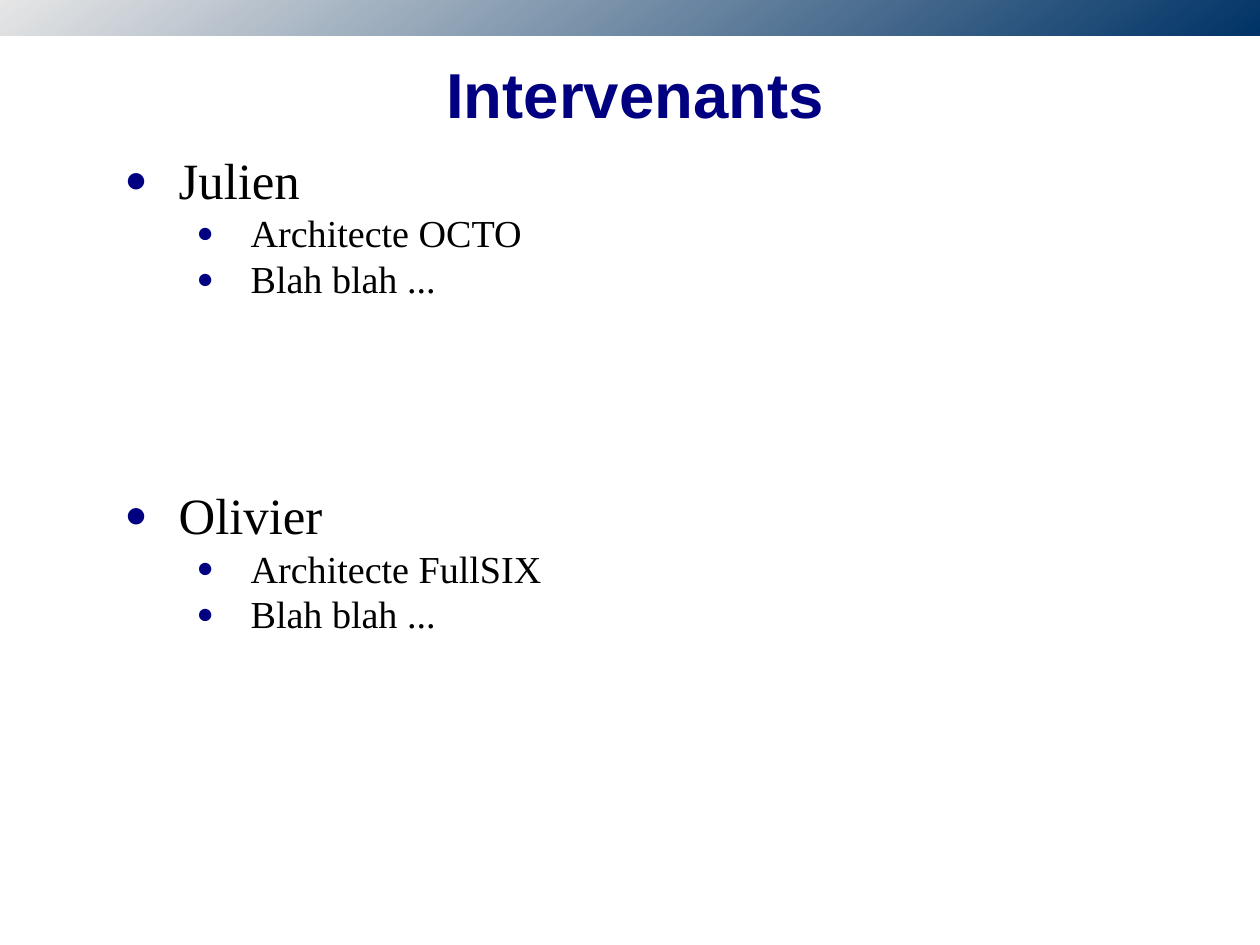
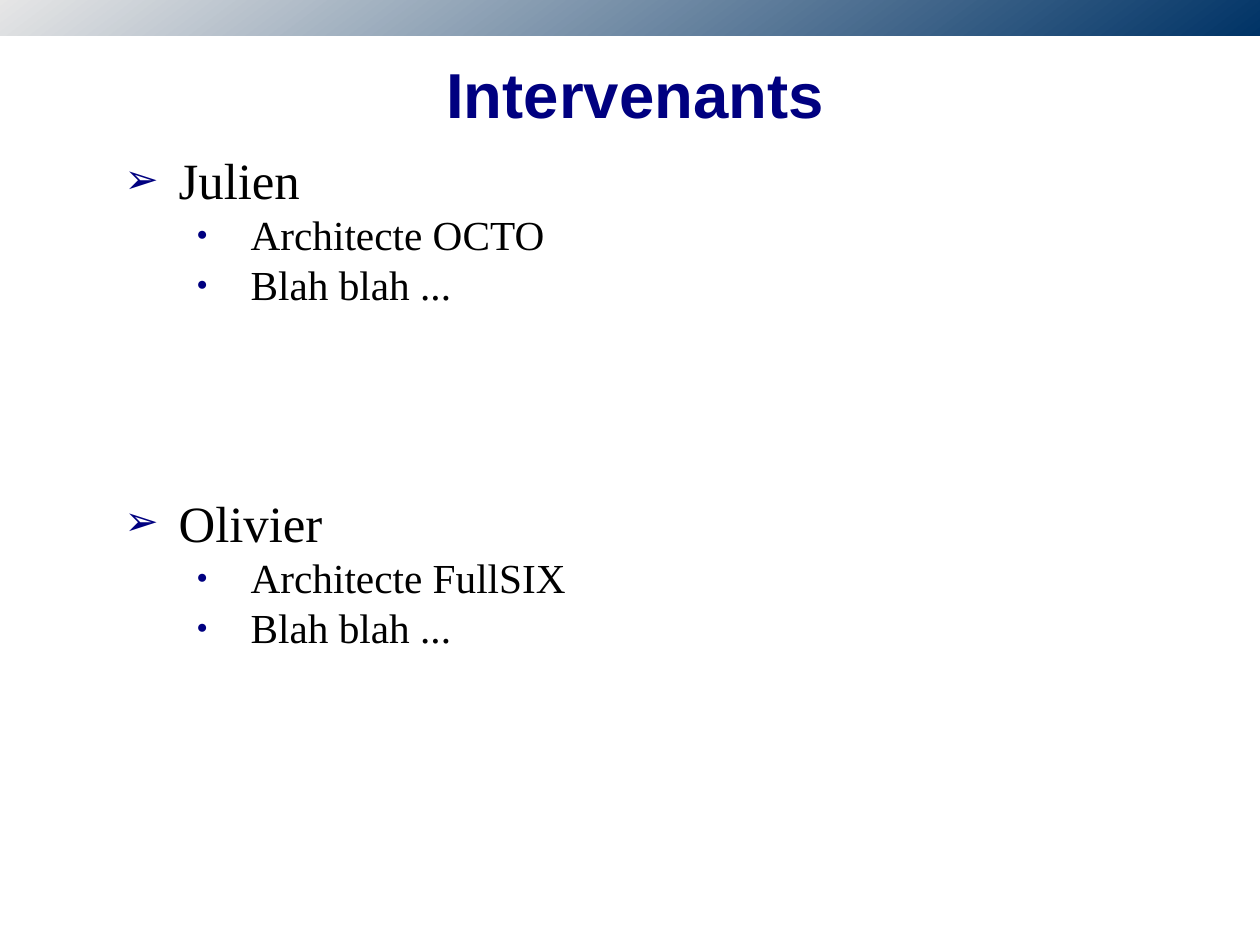
Before and after one commit to obazoud/spring-batch-sug, a slide deck: slide 3 of presentation/SUG-SpringBatch.odp. Drawn at 1260x945 pixels with LibreOffice and Linux fonts; fonts in the diff are those of the drawing; background and template pictures are left out. Boxes give left, top, right and bottom in pixels: in the first picture for what was removed or moved away, otherwise in the second. Text is boxed around its words. In the diff, an @@ line names an element or a change of style, - is before the commit and + after.

```diff
--- a/presentation/SUG-SpringBatch.odp
+++ b/presentation/SUG-SpringBatch.odp
@@ text "Julien" at (179,163,566,644): size 24 to 26 pt in "Architecte OCTO", "Blah blah ...", "Architecte FullSIX", "Blah blah ..."; bullet ● to ➢ @@
```
Also in this commit, not shown: 5 other slides changed, 1 slide added, 1 slide removed.
